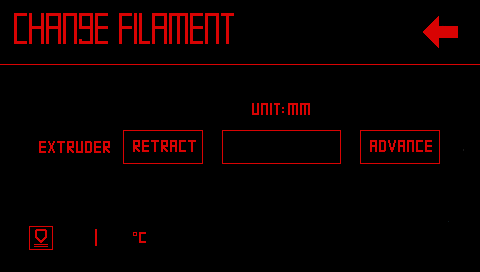
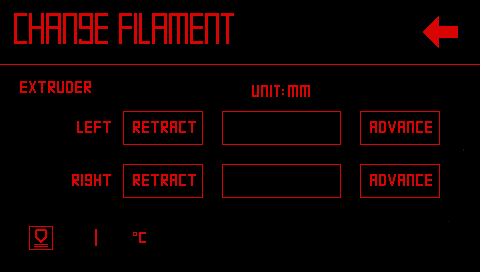
Layers edited between the first and the second (480, 272) image:
painted on "65_E_ChangeFilament_Single.bmp" over left=20, top=81, right=440, bottom=198
